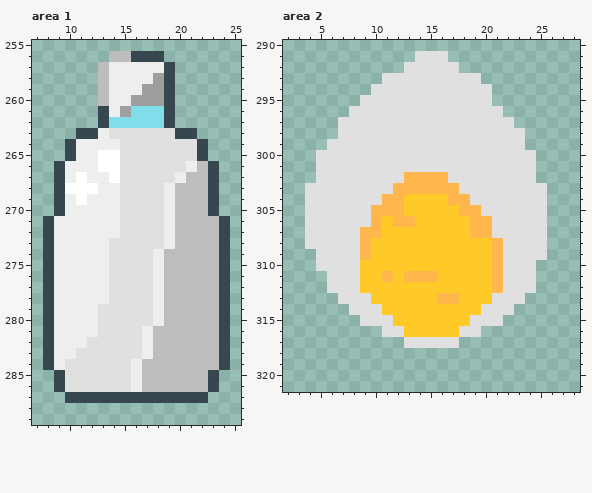
One commit to this pixel-art file: assets/img/sprites/items_001.aseprite. This is how it looked before the edit.
512x512 pixels, 1 frame. Shown: area 1: x 7..25, y 255..289; area 2: x 2..28, y 290..321. The commit also changed other parts of the picture, which this record leaves out.
New version:
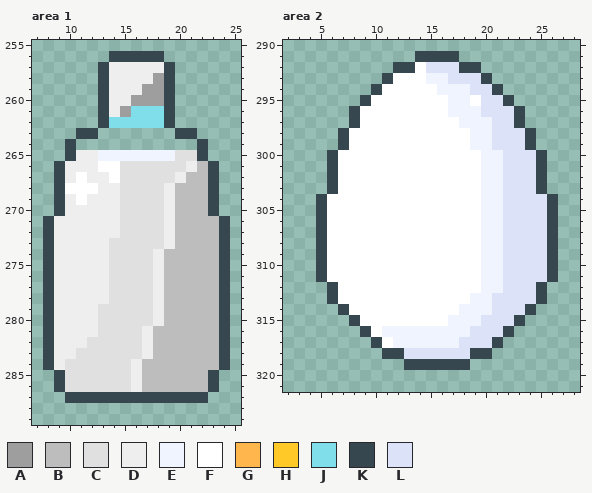
Palette (. is transparent): A #9e9e9e  B #bdbdbd  C #e0e0e0  D #eeeeee  E #f0f4ff  F #ffffff  G #ffb74d  H #ffca28  J #80deea  K #37474f  L #dce3f8
Changes in this commit:
Area 1:
y 256: x 14..15 BB -> KK
y 257..260: x 13 B -> K
y 263: x 13..19 DCCCCCC -> .......
y 264: x 11..21 DDDDCCCCCCC -> ...........
y 265: x 13..19 FFCCCCC -> EEEEEEE
Area 2:
y 291: x 14..17 CCC. -> KKKK
y 292: x 12..19 .CCCCC.. -> KKFLLLKK
y 293: x 11..20 CCCCCCCCC. -> KFFFEELLLK
y 294: x 10..21 CCCCCCCCCCC. -> KFFFFFEEELLK
y 295: x 9..22 CCCCCCCCCCCC.. -> KFFFFFFFEEFLLK
y 296: x 8..23 CCCCCCCCCCCCCC.. -> KFFFFFFFFEEELLLK
y 297: x 7..23 CCCCCCCCCCCCCCCC. -> .KFFFFFFFFFEEELLK
y 298: x 7..24 CCCCCCCCCCCCCCCCC. -> KFFFFFFFFFFFEELLLK
y 299: x 6..24 CCCCCCCCCCCCCCCCCC. -> .KFFFFFFFFFFFEELLLK
y 300..301: x 5..25 CCCCCCCCCCCCCCCCCCCC. -> .KFFFFFFFFFFFFFEELLLK
y 302: x 5..25 CCCCCCCCGGGGCCCCCCCC. -> .KFFFFFFFFFFFFFEELLLK
y 303: x 4..25 CCCCCCCCGGGGGGCCCCCCCC -> ..KFFFFFFFFFFFFFEELLLK
y 304: x 4..26 CCCCCCCGGHHHHGGCCCCCCC. -> .KFFFFFFFFFFFFFFEELLLLK
y 305: x 4..26 CCCCCCGGGHHHHHGGCCCCCC. -> .KFFFFFFFFFFFFFFEELLLLK
y 306: x 4..26 CCCCCCGHGGHHHHHGGCCCCC. -> .KFFFFFFFFFFFFFFEELLLLK
y 307: x 4..26 CCCCCGGHHHHHHHHGGCCCCC. -> .KFFFFFFFFFFFFFFEELLLLK
y 308: x 4..26 CCCCCGHHHHHHHHHHHGCCCC. -> .KFFFFFFFFFFFFFFEELLLLK
y 309: x 5..26 CCCCGHHHHHHHHHHHGCCCC. -> KFFFFFFFFFFFFFFEELLLLK
y 310: x 5..26 CCCCHHHHHHHHHHHHGCCC.. -> KFFFFFFFFFFFFFFEELLLLK
y 311: x 5..26 .CCCHHGHGGGHHHHHGCCC.. -> KFFFFFFFFFFFFFFEELLLLK
y 312: x 6..25 CCCHHHHHHHHHHHHGCCC. -> KFFFFFFFFFFFFFEELLLK
y 313: x 6..25 .CCCHHHHHHGGHHHCCC.. -> KFFFFFFFFFFFFEELLLLK
y 314: x 7..24 .CCCHHHHHHHHHCCC.. -> KFFFFFFFFFFEEELLLK
y 315: x 8..23 .CCCHHHHHHHCCC.. -> KFFFFFFFFEEELLLK
y 316: x 9..22 ..CCHHHHHCC... -> KFEEEEEEEELLLK
y 317: x 10..21 ...CCCCC.... -> KFEEEEEELLLK
y 318: x 11..20 .......... -> KKLLLLLLKK
y 319: x 13..18 ...... -> KKKKKK
Where, in picture pixels (left, top, right, bottom), the same in both pictures:
changed: (76, 51, 197, 161)
changed: (305, 51, 558, 370)
